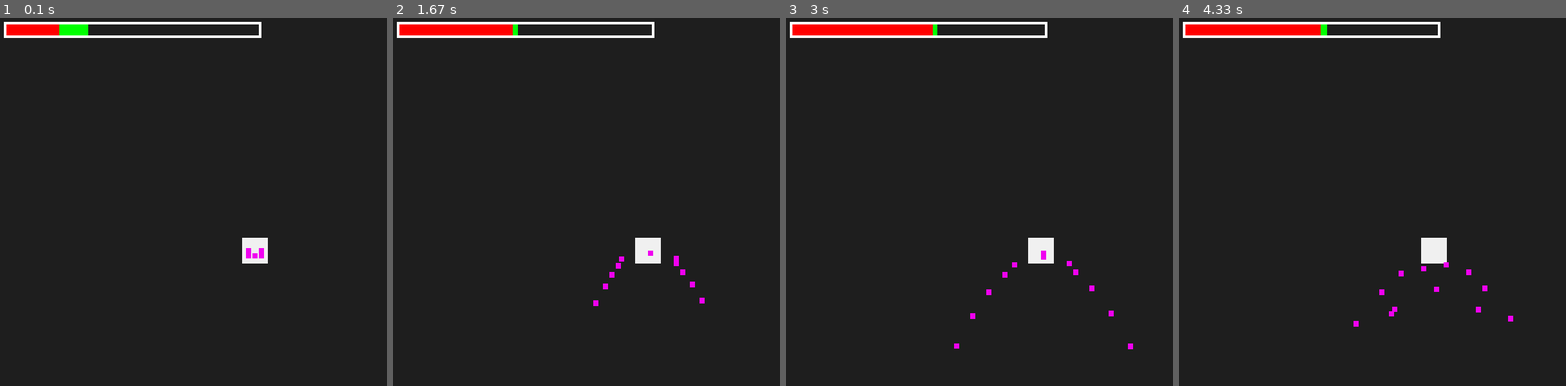
Above: before the commit, frames 1-4 (left to right).
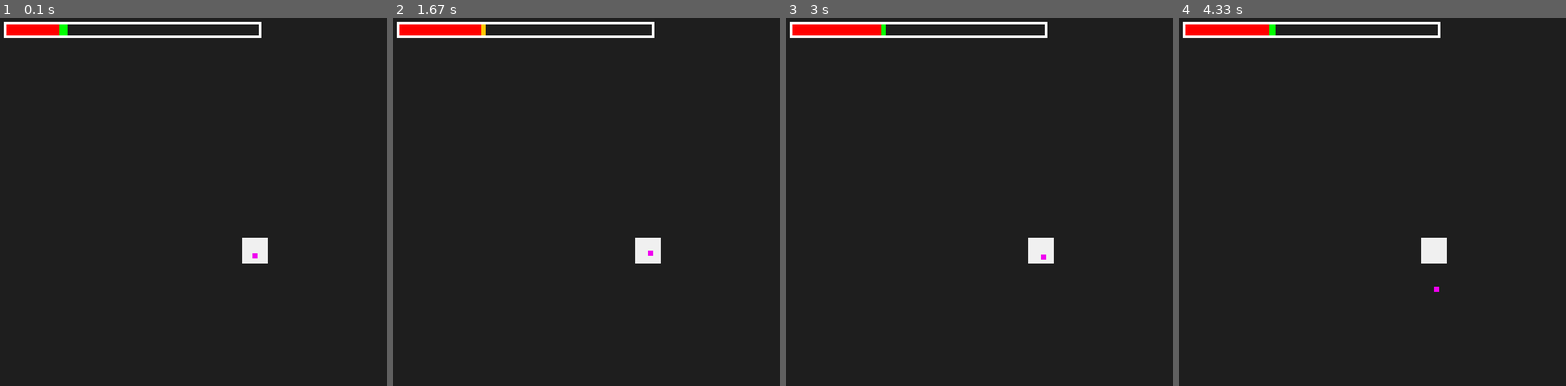
Above: after the commit, the same moments.

Repository: hmdao1511/shefjam_the_binary_bandits
Game: pygame game, started from projectiles.py
The game is run twice, just before and just after one commit, with the same random seed, the same clock (stepped at 60 frames per second) and the same inputs.
Inputs:
- Up to frame 1 (0.1 s): no input
- Up to frame 2 (1.67 s): hold Up 0.33-0.8 s; hold Down 0.83-1.13 s; hold Up 1.17-1.53 s; hold Down from 1.57 s (still down)
- Up to frame 3 (3 s): release Down at 1.93 s; hold Up 1.97-2.27 s; hold Down 2.3-2.6 s; hold Up from 2.63 s (still down)
- Up to frame 4 (4.33 s): release Up at 3 s; hold Down 3.03-3.4 s; hold Up 3.43-3.73 s; hold Down 3.77-4.07 s; hold Up from 4.1 s (still down)

The runs differ from the first frame. In frame 1, 0.2% of the frame differs, in the area x 17-69%, y 1-66%; in frame 2, 0.5%; in frame 3, 0.6%; in frame 4, 0.7%, in the area x 23-87%, y 1-84%.

Commit message:
Added basic collision detection between player and projectiles

Diff:
--- a/projectiles.py
+++ b/projectiles.py
@@ -131,12 +131,24 @@
 projectiles = [Projectile(0,1,0) for i in range(20)]
 for i in range(5):
     projectiles[i] = pygame.sprite.Group(Projectile(i,1,0))
+    if pygame.sprite.groupcollide(player, projectiles[i], False, True):
+        print("group 1 collided")
+        player.sprite.take_damage(10)
 for i in range(5):
     projectiles[i+5] = pygame.sprite.Group(Projectile(i,-1,0))
+    if pygame.sprite.groupcollide(player, projectiles[i+5], False, True):
+        print("group 2 collided")
+        player.sprite.take_damage(10)
 for i in range(5):
     projectiles[i+10] = pygame.sprite.Group(Projectile(i,1, 41))
+    if pygame.sprite.groupcollide(player, projectiles[i+10], False, True):
+        print("group 3 collided")
+        player.sprite.take_damage(10)
 for i in range(5):
     projectiles[i+15] = pygame.sprite.Group(Projectile(i,-1,41))
+    if pygame.sprite.groupcollide(player, projectiles[i+15], False, True):
+        print("group 4 collided")
+        player.sprite.take_damage(10)
 projectiles.append(pygame.sprite.Group(Projectile(i,-1,41,False)))
 #text stuff
 font = pygame.font.SysFont(None, 48)
--- a/pygame1.py
+++ b/pygame1.py
@@ -55,17 +55,20 @@
         keys = pygame.key.get_pressed()
 
         if keys[pygame.K_LEFT]:
-            self.rect.x -= vel
+            if self.rect.x > 0:
+                self.rect.x -= vel
 
         if keys[pygame.K_RIGHT] :
-            self.rect.x += vel
+            if self.rect.x < 760:
+                self.rect.x += vel
 
         if keys[pygame.K_UP]:
-            self.rect.y -= vel
+            if self.rect.y > 0:
+                self.rect.y -= vel
 
         if keys[pygame.K_DOWN]:
-            self.rect.y += vel
-
+            if self.rect.y < 740:
+                self.rect.y += vel
 
     #draw health bar
     def health(self):
